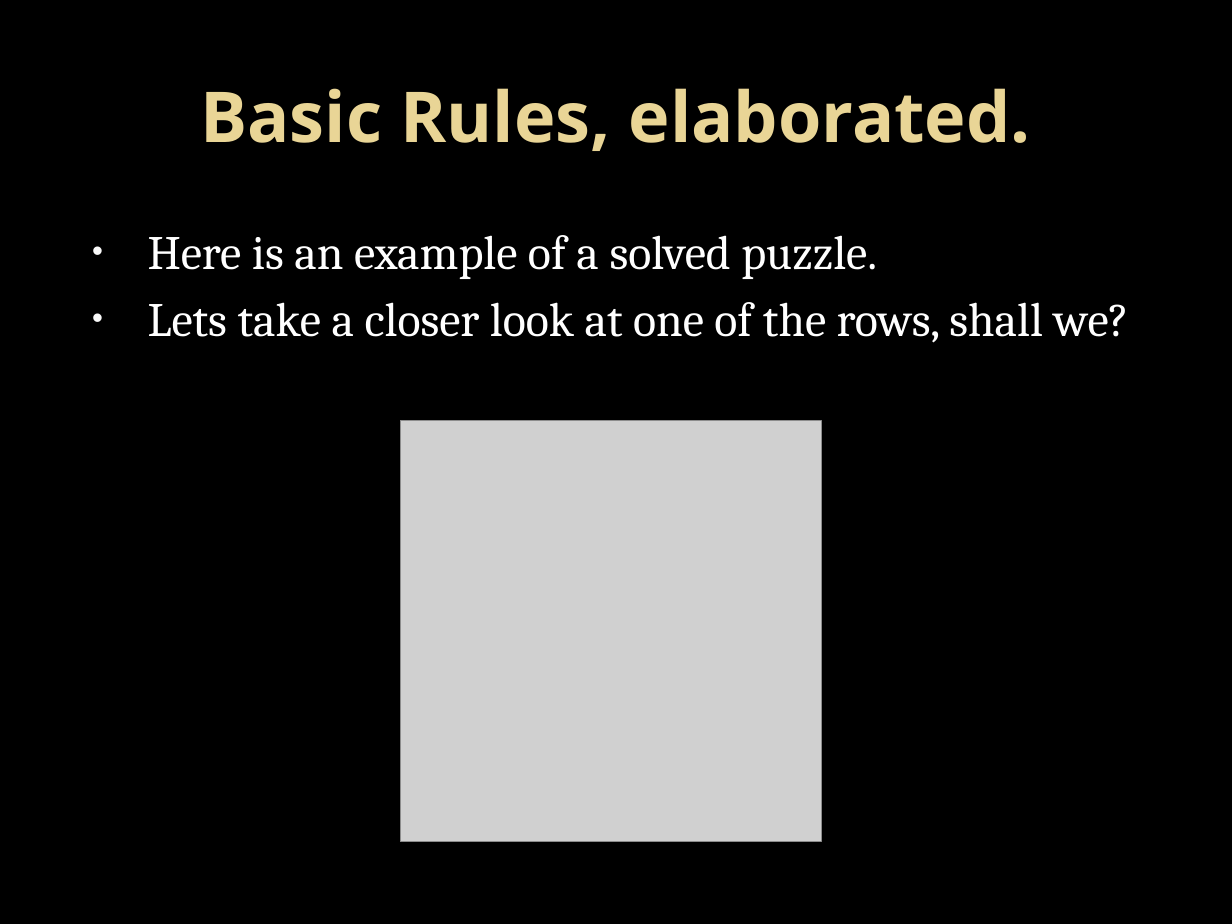
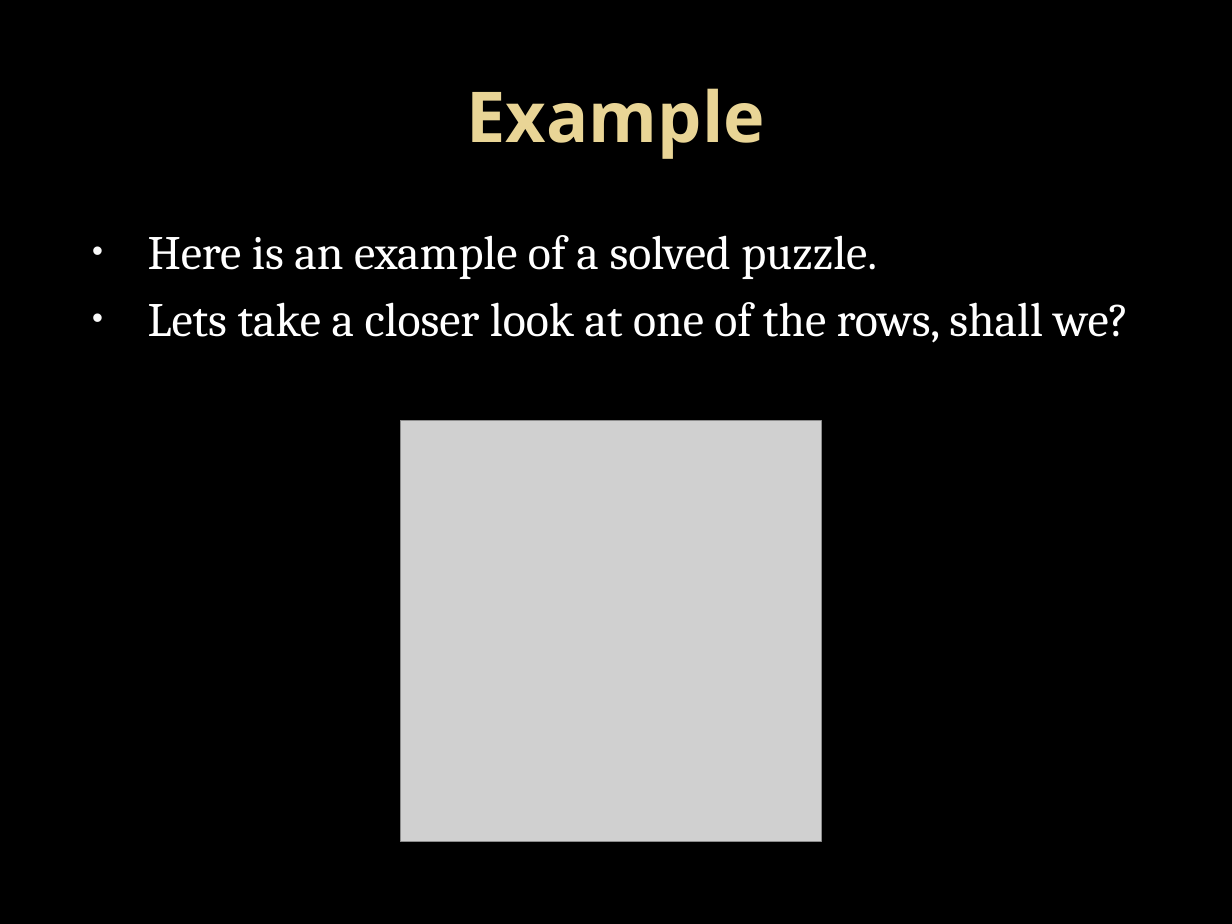
Before and after one commit to Bram28/LEGUP, a slide deck: slide 3 of misc/Rules/Skyscrapers.pptx. Drawn at 1232x924 pixels with LibreOffice and Linux fonts; fonts in the diff are those of the drawing; grey boxes stand for pictures; background and template pictures are left out. Boxes give left, top, right and bottom in pixels: in the first picture for what was removed or moved away, otherwise in the second. Text is boxed around its words. In the diff, an @@ line names an element or a change of style, - is before the commit and + after.

```diff
--- a/misc/Rules/Skyscrapers.pptx
+++ b/misc/Rules/Skyscrapers.pptx
@@ title at [467, 88, 765, 159]: text changed @@
-Basic Rules, elaborated.
+Example
```
Also in this commit, not shown: 8 other slides changed, 6 slides added, 2 slides removed, 4 other files.
